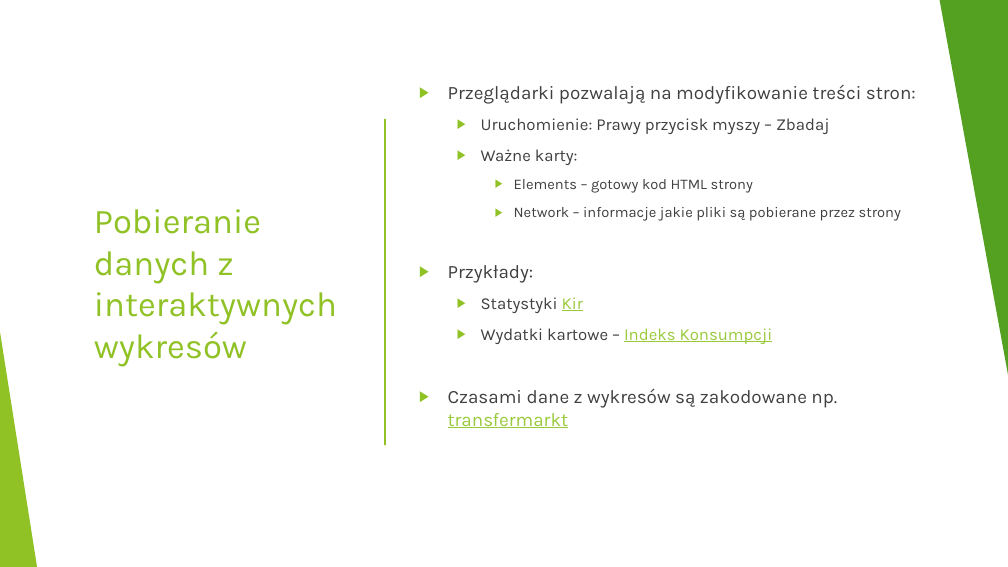
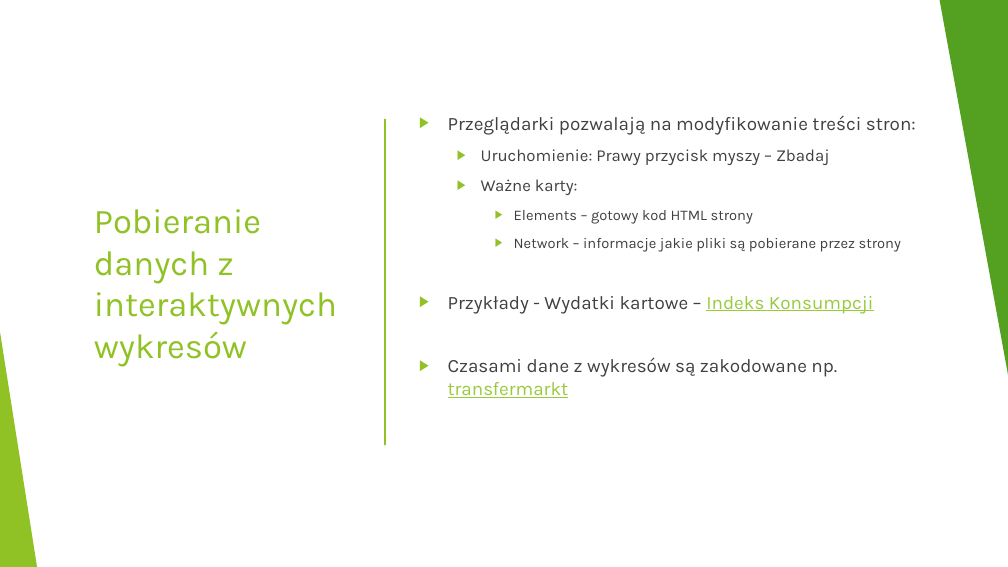
Before and after one commit to jakubrybacki/MBI, a slide deck: slide 10 of Zajecia 3 - Przygotowanie badania/DeskResearch.pptx (slide 7 before the commit). Drawn at 1008x567 pixels with LibreOffice and Linux fonts; fonts in the diff are those of the drawing. Boxes give left, top, right and bottom in pixels: in the first picture for what was removed or moved away, otherwise in the second. Text is boxed around its words. In the diff, an @@ line names an element or a change of style, - is before the commit and + after.

```diff
--- a/Zajecia 3 - Przygotowanie badania/DeskResearch.pptx
+++ b/Zajecia 3 - Przygotowanie badania/DeskResearch.pptx
@@ text at (448,296,874,314): text changed; size 16 to 18 pt @@
-▶ Przykłady:
-  ▶ Statystyki Kir
-  ▶ Wydatki kartowe – Indeks Konsumpcji
+▶ Przykłady - Wydatki kartowe – Indeks Konsumpcji
```
Also in this commit, not shown: 1 other slide changed, 5 slides added.
